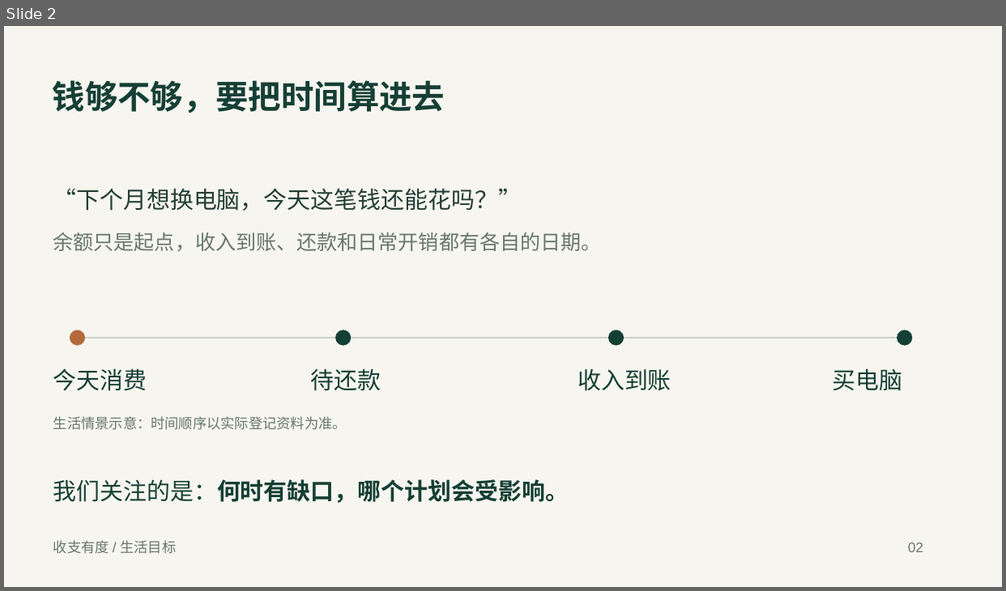
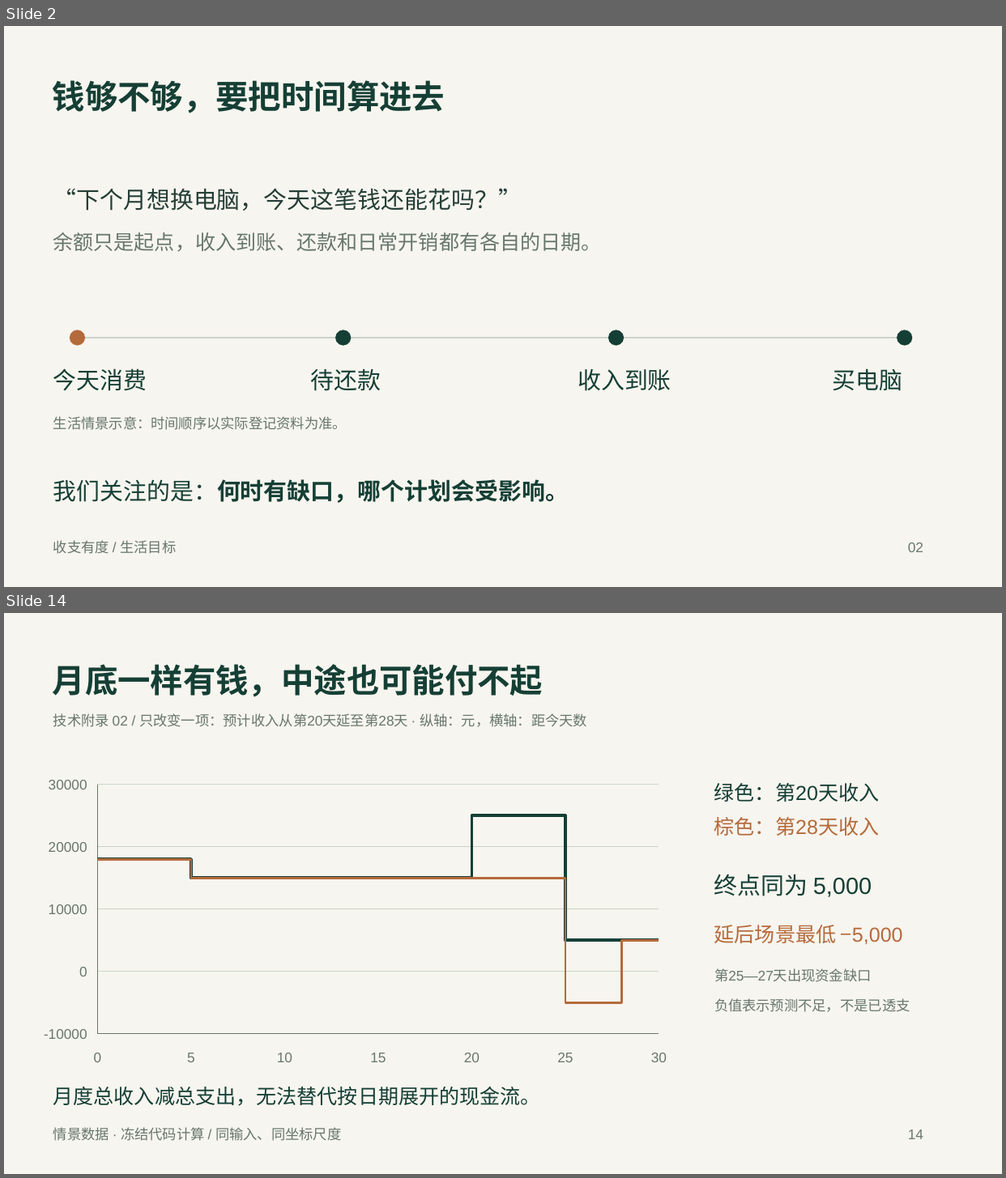
Before and after one commit to MuMi-y/shouzhi-youdu, a slide deck: submission/02_答辩材料_收支有度.pptx. Shown one above the other, each under a label of ours: slide 2 before the commit, slides 2 and 14 after it; the slides between them are not shown. The pictures are 1006x591 and 1006x1178 pixels, drawn with LibreOffice and Linux fonts; fonts in the diff are those of the drawing. Boxes give left, top, right and bottom in pixels: in the first picture for what was removed or moved away, otherwise in the second. Text is boxed around its words. In the diff, an @@ line names an element or a change of style, - is before the commit and + after.

```diff
--- a/submission/02_答辩材料_收支有度.pptx
+++ b/submission/02_答辩材料_收支有度.pptx
@@ slide 14 added at (x1=4, y1=613, x2=1002, y2=1174), background #F7F5EF @@
@@ text added at (x1=53, y1=664, x2=543, y2=697), 31.5 pt, text #153F35, bold @@
+月底一样有钱，中途也可能付不起
@@ text added at (x1=53, y1=713, x2=587, y2=727), 13.5 pt, text #67776D @@
+技术附录 02 / 只改变一项：预计收入从第20天延至第28天 · 纵轴：元，横轴：距今天数
@@ group added at (x1=44, y1=780, x2=667, y2=1063): 12 texts, 4 freeform shapes @@
+30000
+20000
+10000
+0
+-10000
+0
+5
+10
+15
+20
+25
+30
@@ group added at (x1=714, y1=783, x2=910, y2=1012): 6 texts @@
+绿色：第20天收入
+棕色：第28天收入
+终点同为 5,000
+延后场景最低 −5,000
+第25—27天出现资金缺口
+负值表示预测不足，不是已透支
@@ text added at (x1=53, y1=1087, x2=541, y2=1106), 19.5 pt, text #153F35 @@
+月度总收入减总支出，无法替代按日期展开的现金流。
@@ text added at (x1=53, y1=1127, x2=341, y2=1141), 13.5 pt, text #67776D @@
+情景数据 · 冻结代码计算 / 同输入、同坐标尺度
@@ text added at (x1=908, y1=1130, x2=923, y2=1139), 13.5 pt, text #67776D @@
+14
```
Also in this commit, not shown: 7 slides changed, 10 other slides added, 5 other files.
